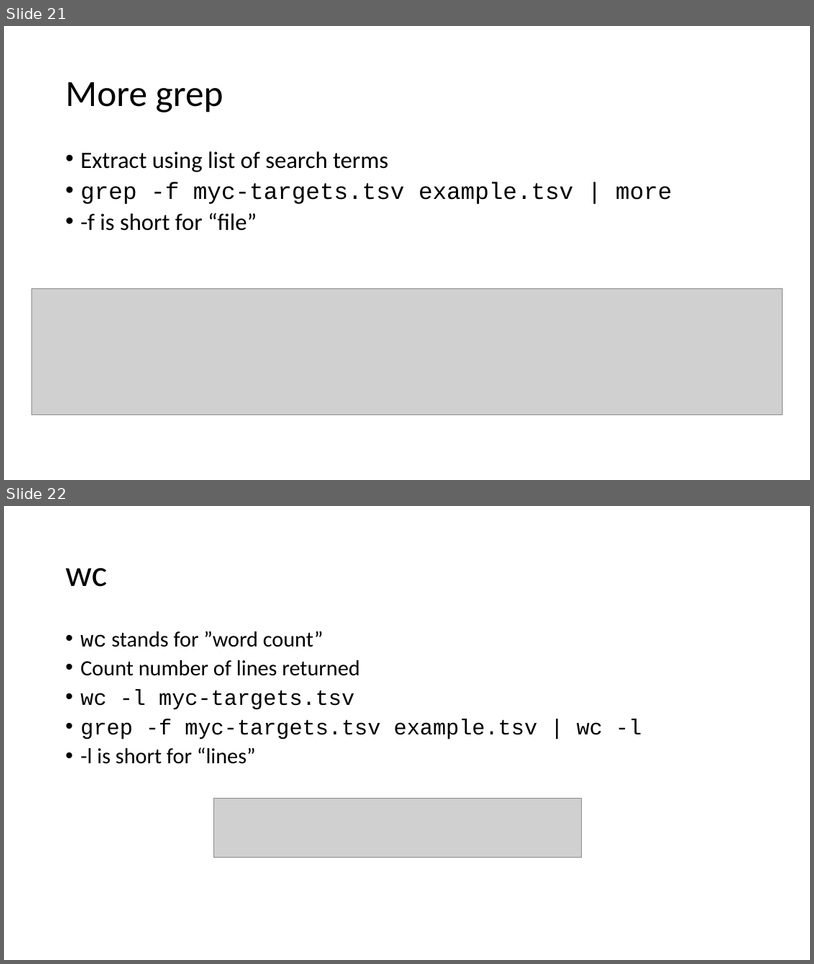
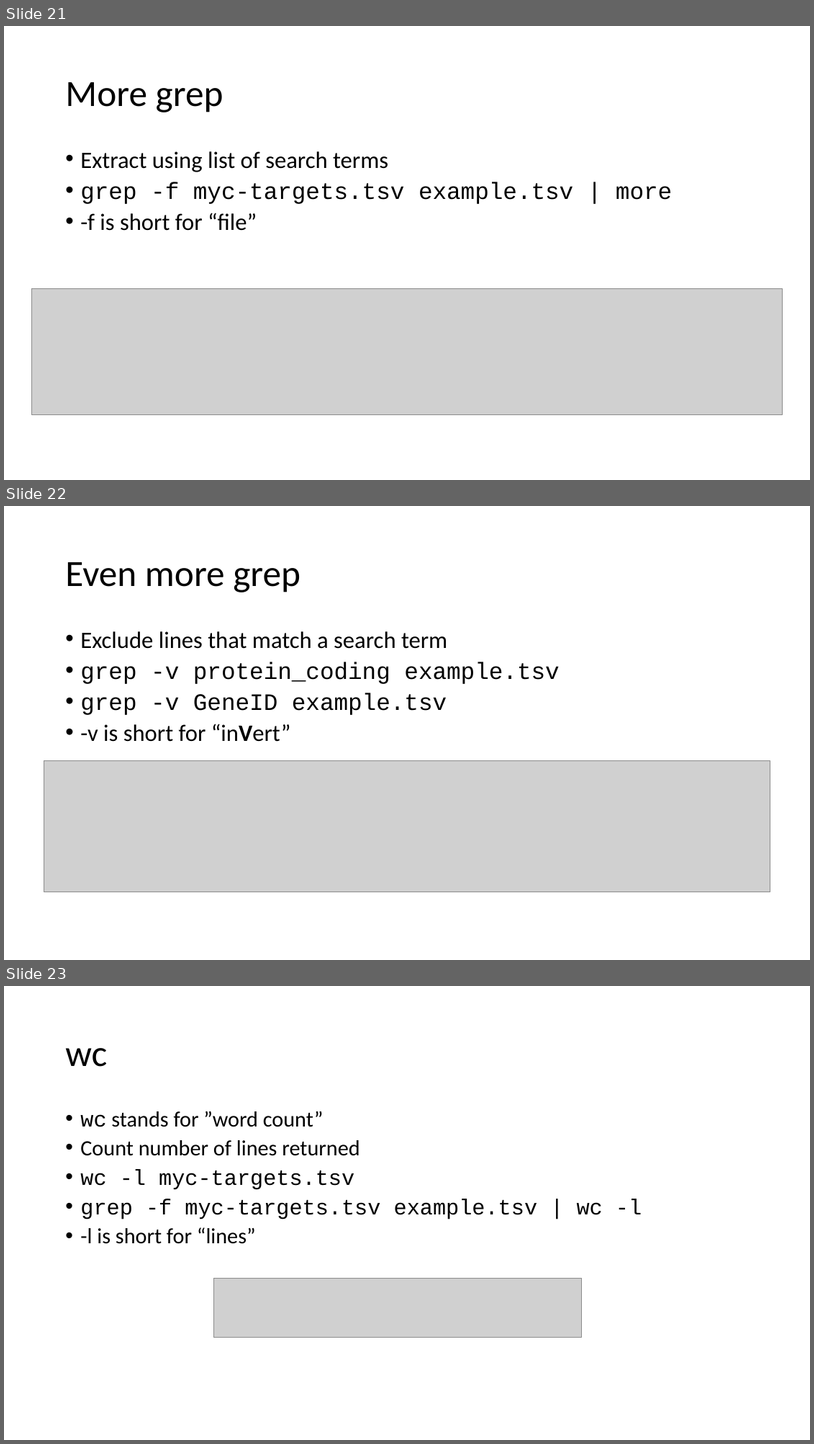
Before and after one commit to richysix/funcgen2019, a slide deck: downloads/command-line.pptx. Shown one above the other, each under a label of ours: slides 21 and 22 before the commit, slides 21, 22 and 23 after it. The pictures are 814x964 and 814x1444 pixels, drawn with LibreOffice and Linux fonts; fonts in the diff are those of the drawing; grey boxes stand for pictures. Boxes give left, top, right and bottom in pixels: in the first picture for what was removed or moved away, otherwise in the second. Text is boxed around its words. In the diff, an @@ line names an element or a change of style, - is before the commit and + after.

Commit message:
grep -v.

```diff
--- a/downloads/command-line.pptx
+++ b/downloads/command-line.pptx
@@ slide 22 added at <box>4,506,810,960</box>, background #FFFFFF @@
@@ title added at <box>65,562,301,592</box>, 44 pt, text #000000 @@
+Even more grep
@@ text added at <box>80,631,559,741</box>, 28 pt, text #000000 @@
+• Exclude lines that match a search term
+• grep -v protein_coding example.tsv
+• grep -v GeneID example.tsv
+• -v is short for “inVert”
@@ picture added at <box>44,761,771,891</box> @@
@@ what was slide 22 is now slide 23 @@
```
Also in this commit, not shown: 1 other file.
